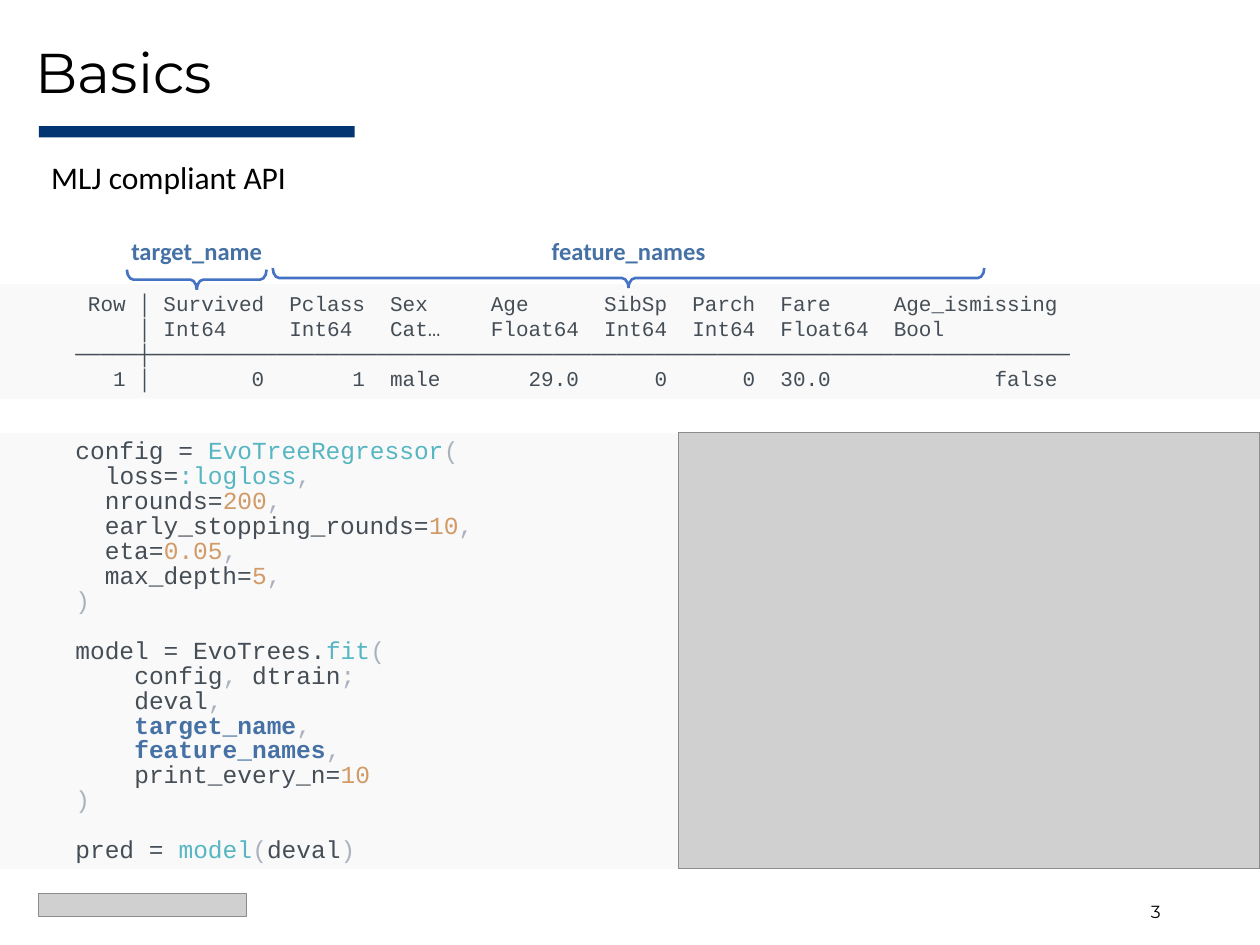
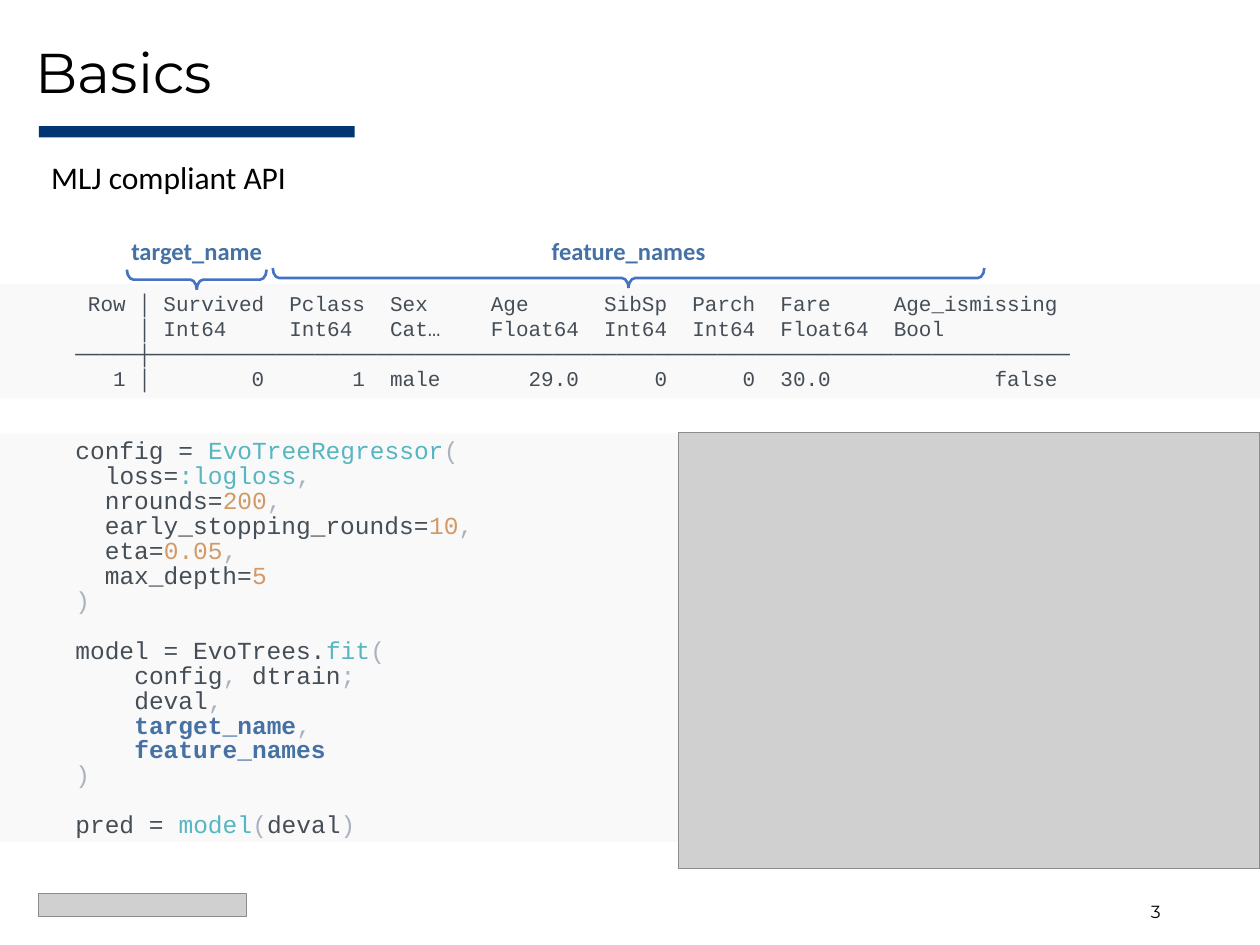
Before and after one commit to Evovest/EvoTrees.jl, a slide deck: slide 3 of docs/juliacon/EvoTrees-JuliaCon2025.pptx. Drawn at 1260x945 pixels with LibreOffice and Linux fonts; fonts in the diff are those of the drawing; grey boxes stand for pictures. Boxes give left, top, right and bottom in pixels: in the first picture for what was removed or moved away, otherwise in the second. Text is boxed around its words. In the diff, an @@ line names an element or a change of style, - is before the commit and + after.

```diff
--- a/docs/juliacon/EvoTrees-JuliaCon2025.pptx
+++ b/docs/juliacon/EvoTrees-JuliaCon2025.pptx
@@ text "config = EvoTreeRegressor(": place and size @@
-text "config = EvoTreeRegressor(" at (0,433,1260,869)
+text "config = EvoTreeRegressor(" at (75,441,474,838)
@@ text at (105,566,267,589): text changed @@
-  max_depth=5,
+  max_depth=5
@@ text at (134,741,325,761): text changed; text colour #454E56 to #4571A5; bold on @@
-  feature_names,
-  print_every_n=10
+  feature_names
```
Also in this commit, not shown: 2 other slides changed, 2 slides added, 1 other file.
